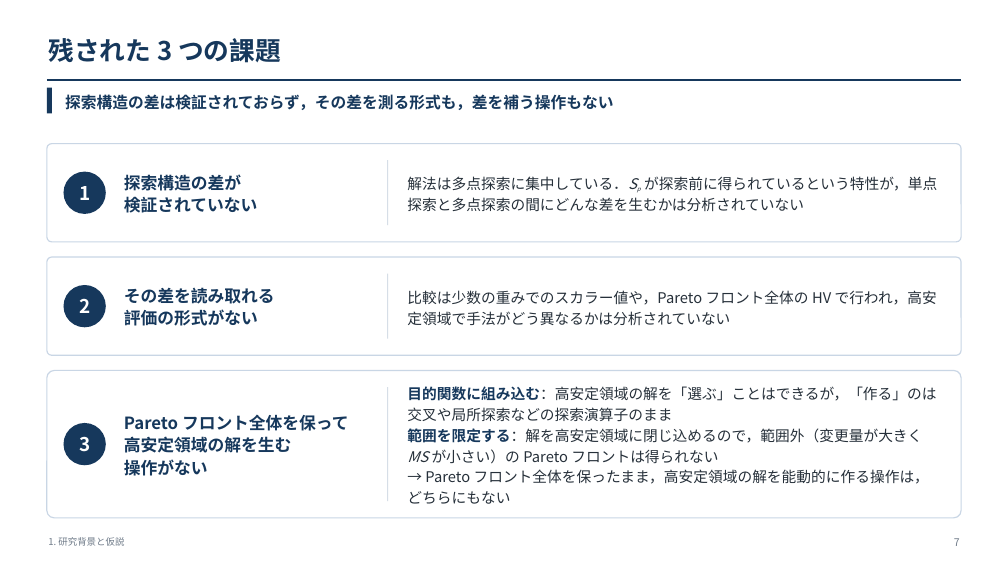
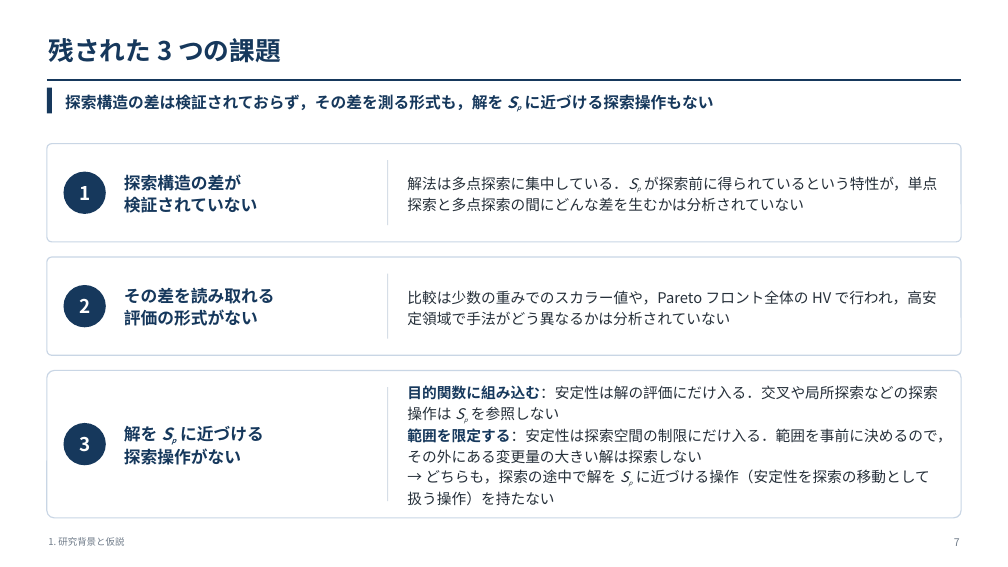
Before and after one commit to kitotakumi/stability_scheduling, a slide deck: slide 7 of doc/presentation_materials/JIMA2026fall_発表.pptx. Drawn at 1008x567 pixels with LibreOffice and Linux fonts; fonts in the diff are those of the drawing. Boxes give left, top, right and bottom in pixels: in the first picture for what was removed or moved away, otherwise in the second. Text is boxed around its words. In the diff, an @@ line names an element or a change of style, - is before the commit and + after.

```diff
--- a/doc/presentation_materials/JIMA2026fall_発表.pptx
+++ b/doc/presentation_materials/JIMA2026fall_発表.pptx
@@ text at [65,94,714,110]: text changed @@
-探索構造の差は検証されておらず，その差を測る形式も，差を補う操作もない
+探索構造の差は検証されておらず，その差を測る形式も，解を Sp に近づける探索操作もない
@@ text at [407,385,951,506]: text changed @@
-目的関数に組み込む：高安定領域の解を「選ぶ」ことはできるが，「作る」のは交叉や局所探索などの探索演算子のまま
-範囲を限定する：解を高安定領域に閉じ込めるので，範囲外（変更量が大きく MS が小さい）の Pareto フロントは得られない
-→ Pareto フロント全体を保ったまま，高安定領域の解を能動的に作る操作は，どちらにもない
+目的関数に組み込む：安定性は解の評価にだけ入る．交叉や局所探索などの探索操作は Sp を参照しない
+範囲を限定する：安定性は探索空間の制限にだけ入る．範囲を事前に決めるので，その外にある変更量の大きい解は探索しない
+→ どちらも，探索の途中で解を Sp に近づける操作（安定性を探索の移動として扱う操作）を持たない
@@ text at [124,426,264,465]: text changed @@
-Pareto フロント全体を保って
-高安定領域の解を生む
-操作がない
+解を Sp に近づける
+探索操作がない
```
Also in this commit, not shown: 1 other slide changed, 2 other files.
